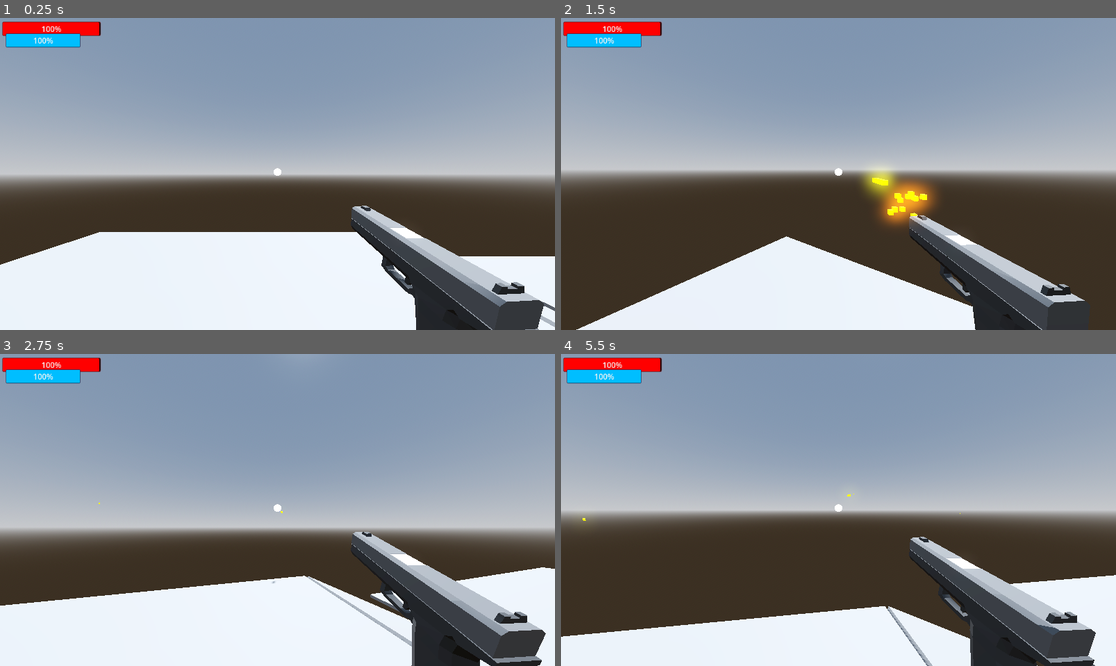
Above: before the commit, frames 1-4 (two rows, left to right).
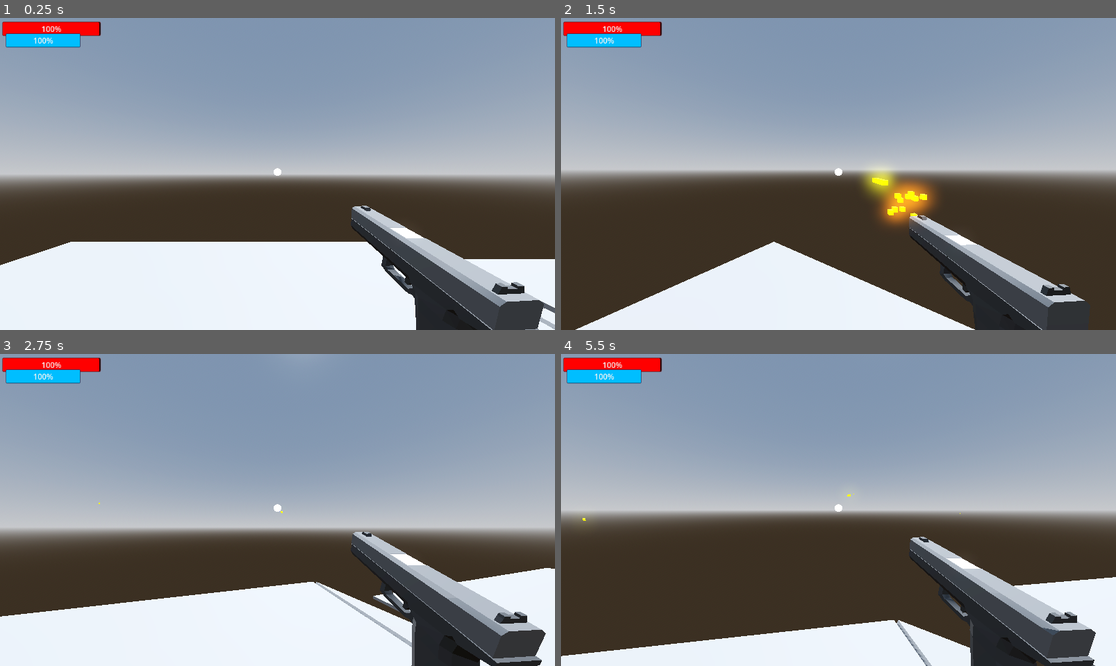
Above: after the commit, the same moments.

Repository: OliverSkogsrud/shooter
Game: Godot game, scene res://Scenes/player_test_room.tscn
The game is run twice, just before and just after one commit, with the same random seed, the same clock (stepped at 60 frames per second) and the same inputs. This scene is started directly instead of the project's main scene.
Inputs (mouse positions are in pixels of both pictures, inside the frame that each line leads up to):
- Up to frame 1 (0.25 s): no input
- Up to frame 2 (1.5 s): tap Enter (ui_accept) at 0.5, 0.77 s; move the mouse to (866, 174) at 0.52 s; tap A (a) at 0.6 s; click (866, 174) at 0.67 s; tap D (d) at 0.8, 1.35 s; move the mouse to (810, 174) at 1.27 s; click (810, 174) at 1.42 s
- Up to frame 3 (2.75 s): tap Enter (ui_accept) at 1.52 s; tap S (s) at 1.55, 2.1 s; move the mouse to (288, 503) at 2.02 s; click (288, 503) at 2.17 s; tap Ctrl (slide) at 2.3 s
- Up to frame 4 (5.5 s): move the mouse to (832, 516) at 2.77 s; tap Ctrl (slide) at 2.85 s; click (832, 516) at 2.92 s; tap Enter (ui_accept) at 3.02, 3.77, 4.52 s; tap W (w) at 3.05, 3.6 s; move the mouse to (877, 513) at 3.52 s; click (877, 513) at 3.67 s; tap A (a) at 3.8, 4.35 s; move the mouse to (794, 506) at 4.27 s; click (794, 506) at 4.42 s; tap D (d) at 4.55, 5.1 s; move the mouse to (844, 510) at 5.02 s; click (844, 510) at 5.17 s; tap S (s) at 5.3 s

The runs differ from the first frame. In frame 1, 1.8% of the frame differs, in the area x 0-100%, y 68-100%; in frame 2, 1.9%; in frame 3, 1.9%; in frame 4, 3.9%, in the area x 0-100%, y 70-100%.

Commit message:
It is now working

Diff:
--- a/Scenes/player.tscn
+++ b/Scenes/player.tscn
@@ -46,7 +46,7 @@
 max_distance = 42.4
 
 [node name="SlideCheck" type="RayCast3D" parent="."]
-transform = Transform3D(1, 0, 0, 0, 0.999999, 0, 0, 0, 1.40348, -0.000202417, -1.30234, -0.314024)
+transform = Transform3D(0.999963, -0.00192043, 0.0117728, 0.00188674, 0.999989, 0.00564487, -0.00839587, -0.00400617, 1.40342, -0.000202417, -1.05388, -0.0993605)
 target_position = Vector3(0, 0, 1)
 
 [connection signal="timeout" from="StaminaTimer" to="." method="_on_stamina_timer_timeout"]
--- a/Scenes/player_test_room.tscn
+++ b/Scenes/player_test_room.tscn
@@ -45,4 +45,4 @@
 size = Vector3(20.5426, 0.403564, 7.19702)
 
 [node name="Player" parent="." instance=ExtResource("1_77hcn")]
-transform = Transform3D(1, 0, 0, 0, 1, 0, 0, 0, 1, 1, 1, 0)
+transform = Transform3D(1, 0, 0, 0, 1, 0, 0, 0, 1, 1.01633, 1.22197, -0.573768)
--- a/scripts/player.gd
+++ b/scripts/player.gd
@@ -76,8 +76,6 @@
 
 
 	#slide
-	if slidecheck.is_colliding():
-		print("Its colliding")
 
 
 	#slide_speed = slide_speed * 2
@@ -252,14 +250,14 @@
 			can_slide = true
 			state = RUN
 
-		if get_floor_angle() >= 0.2 and sliding:
-			slide_speed = slide_speed + get_floor_angle() * 1.5
-
-		if slidecheck.is_colliding():
-			print("touching")
+		if get_floor_angle() >= 0.2 and sliding and slidecheck.is_colliding():
+			slide_speed = slide_speed + get_floor_angle() * 2
 
 		if slide_speed > 10:
 			slide_speed = 1
+
+		if slidecheck.is_colliding():
+			print("is colling")
 
 		scale.y = 0.5
 
